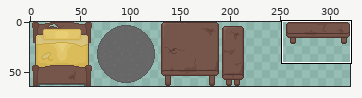
Sprite sheet, stored at Assets/Sprites/Furniture/Furniture 64.png. The picture above shows the old version from afar; the outline marks the close-up.
Close-up. Before:
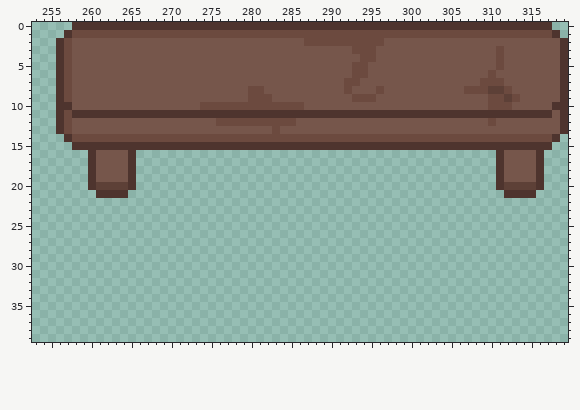
The file is 320x64 pixels. Colours within 5 levels of each other are drawn and written as one. Shown: x 253..319, y 0..39. The commit also changed other parts of the picture, which this record leaves out.
Once edited:
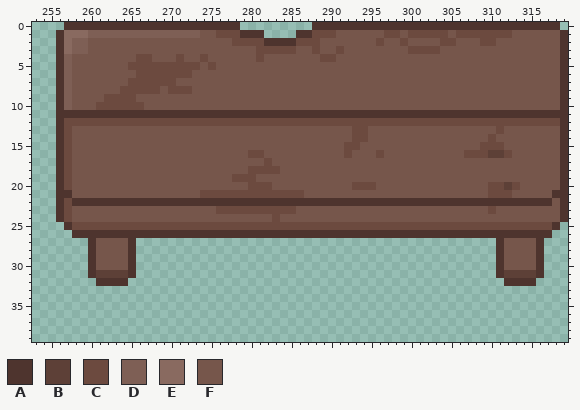
Palette (. is transparent): A #4e342e  B #5d4037  C #6c4a3f  D #7e5f55  E #896a60  F #76564b
The edit:
Changed rows in their new state; - is an unchanged pixel.
first column x 256:
 0 -A---------------------.........------------------------------A-
 1 AEEEDDDDDDDDDDDDDDFF---AAA....AA---FFFFFF--F-----F-------FFFFFFA
 2 -EDD------------------CCCCAAAAC--FFFFFFF---C----CC---CC---------
 3 -EDD---------------------CCCCC--C--C-FFF----CCCC-------F--------
 4 -D--------CC---C--C------C-------CC---FF---------------F--------
 5 -D-------CCCCCCCCC-C-----------------FF----------------F--------
 6 -D--------CCCCCCC--------------------FF---------------F---------
 7 -D-------CCCCCC---------------------FF---------------FFF--------
 8 -D------CCCCC-CCC-------FF----------F---F----------FFFFFF-------
 9 -D----CCCC--------------FFF----------FFF--------------FFFF------
10 -D---CCCCCC-------FFFFFFFFFFFFF-----------------------FFF-----F-
11 -A------------------------------------------------------------A-
12 --CCCCCCCCCCCCCCCCCC----------CCCCCCCCCCCCCCCCCCCCCCCC-CCCCCCCC-
13 ---------------------------F---------CC----------------C--------
14 ACFFFFFFFFFFFFFFFFFFFFFFFFFFFFFFFFFFF--FFFFFFFFFFFFFFF-FFFFFFFFA
15 ACFFFFFFFFFFFFFFFFFFFFFFFFFFFFFFFFFFCCFFFFFFFFFFFFFFFCCCFFFFFFFA
16 ACFFF----FFFFFFFFFFFFFFFCCFFFFFFFFFFCFFFCFFFFFFFFFFCCCBBC---FFFA
17 ACFFF----FFFFFFFFFFFFFFFFFCFFFFFFFFFFFFFFFFFFFFFFFFFFFFF----FFFA
18 ACFFF----FFFFFFFFFFFFFFFCCCCFFFFFFFFFFFFFFFFFFFFFFFFFFFF----FFFA
19 ACFFF----FFFFFFFFFFFFFCCCFFFFFFFFFFFFFFFFFFFFFFFFFFFFFFF----FFFA
20 ACFFFFFFFFFFFFFFFFFFFFFFCCCFFFFFFFFFFCCCFFFFFFFFFFFFFFCC-CFFFFFA
21 AAFFFFFFFFFFFFFFFFCCCCCCCCCCCCCFFFFFFFFFFFFFFFFFFFFFFFCCCFFFFFAA
22 ACAAAAAAAAAAAAAAAAAAAAAAAAAAAAAAAAAAAAAAAAAAAAAAAAAAAAAAAAAAAAFA
23 ACFFFFFFFFFFFFFFFFFFCCCCCCCCCCFFFFFFFFFFFFFFFFFFFFFFFFCFFFFFFFFA
24 ACFFFFFFFFFFFFFFFFFFFFFFFFFCFFFFFFFFFFFFFFFFFFFFFFFFFFFFFFFFFFFA
25 -ACCCCCCCCCCCCCCCCCCCCCCCCCCCCCCCCCCCCCCCCCCCCCCCCCCCCCCCCCCCCA-
26 --AAAAAAAAAAAAAAAAAAAAAAAAAAAAAAAAAAAAAAAAAAAAAAAAAAAAAAAAAAAA--
27 ----AFFFFA---------------------------------------------AFFFFA---
28 ----AFFFFA---------------------------------------------AFFFFA---
29 ----AFFFFA---------------------------------------------AFFFFA---
30 ----AFFFFA---------------------------------------------AFFFFA---
31 ----ABBBBA---------------------------------------------ABBBBA---
32 -----AAAA-----------------------------------------------AAAA----
Changed places in both close-ups, as pixel boxes (x1, y1, x2, y2):
changed: (56, 22, 568, 286)
